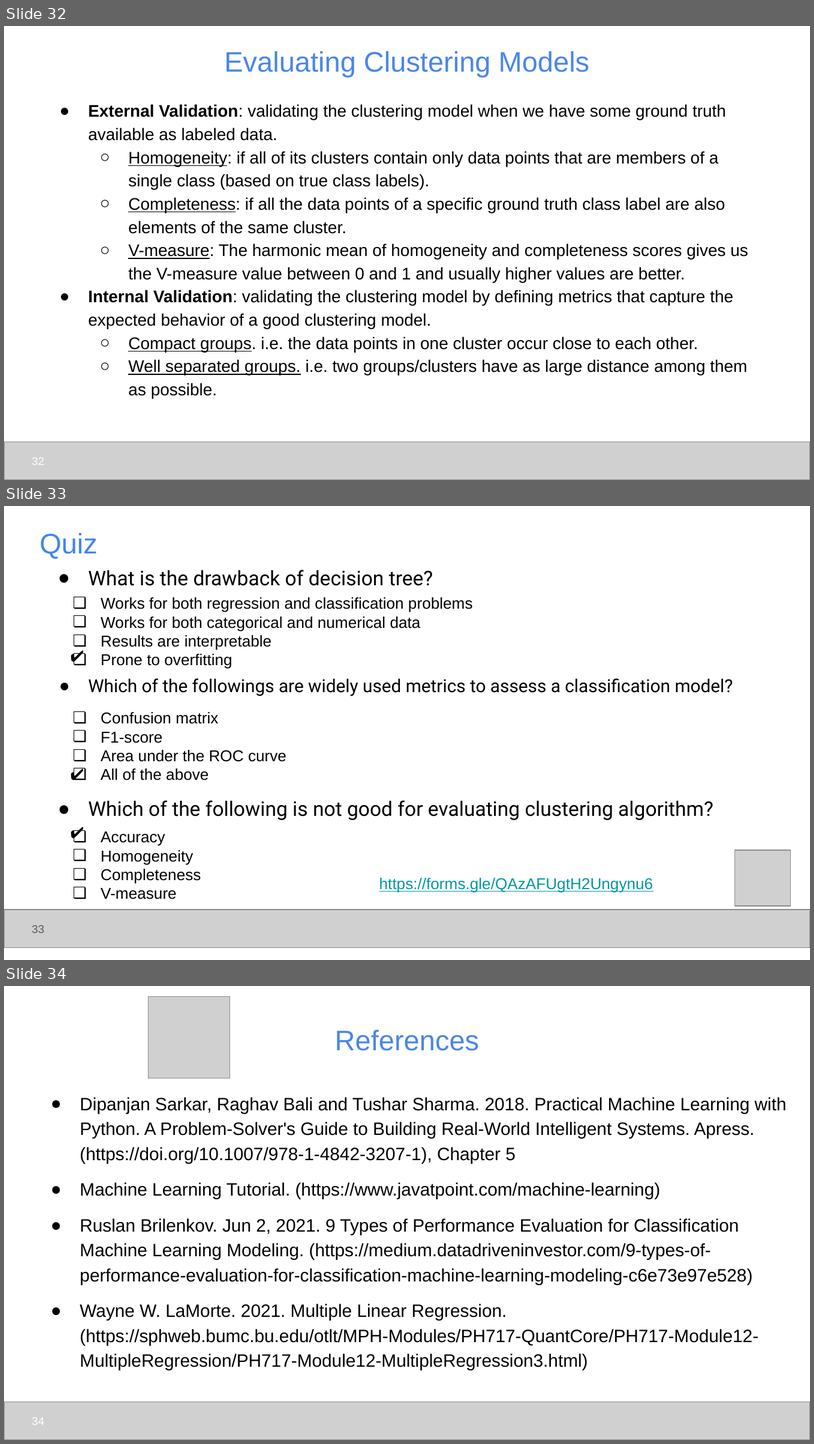
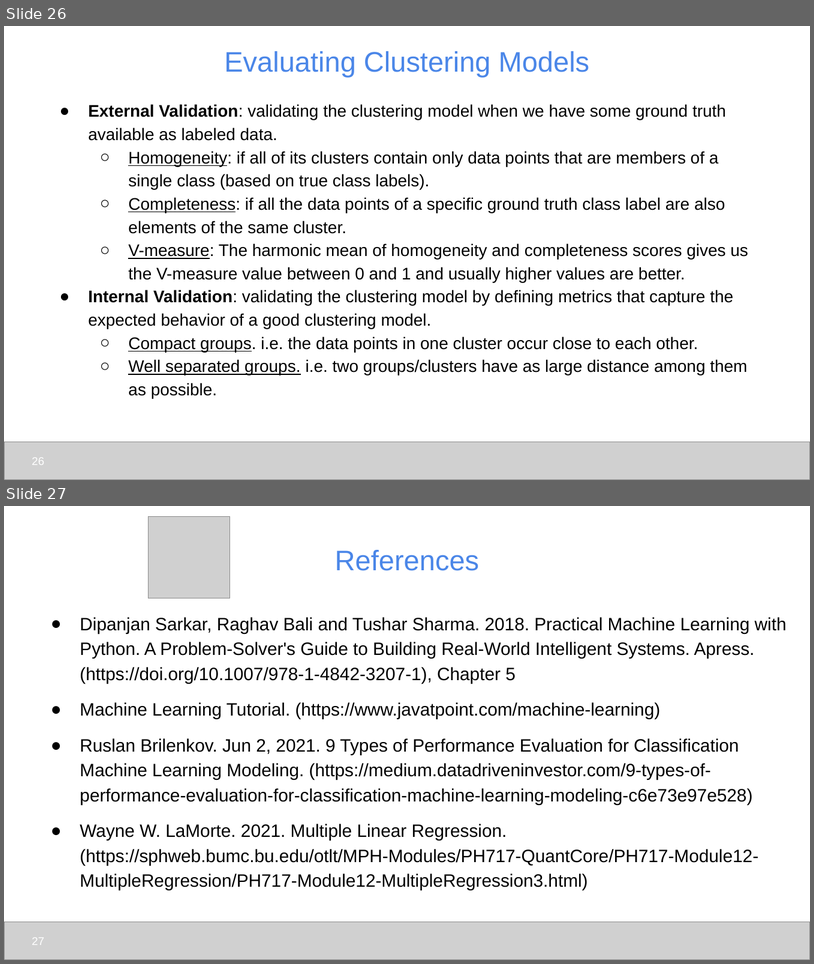
Before and after one commit to udel-cbcb/NIGMS-Sandbox-UD, a slide deck: Submodule_4/Lectures/Submodule_4_Lecture_1_ML_Models_and_Model_Evaluation.pptx. Shown one above the other, each under a label of ours: slides 32, 33 and 34 before the commit, slides 26 and 27 after it. The pictures are 814x1444 and 814x964 pixels, drawn with LibreOffice and Linux fonts; fonts in the diff are those of the drawing; grey boxes stand for pictures. Boxes give left, top, right and bottom in pixels: in the first picture for what was removed or moved away, otherwise in the second. Text is boxed around its words. In the diff, an @@ line names an element or a change of style, - is before the commit and + after.

```diff
--- a/Submodule_4/Lectures/Submodule_4_Lecture_1_ML_Models_and_Model_Evaluation.pptx
+++ b/Submodule_4/Lectures/Submodule_4_Lecture_1_ML_Models_and_Model_Evaluation.pptx
@@ slide 33 removed at <box>4,506,810,960</box>, background #FFFFFF @@
@@ title removed at <box>39,533,98,559</box> @@
-Quiz
@@ text removed at <box>88,570,434,586</box> @@
-● What is the drawback of decision tree?
@@ text removed at <box>101,597,473,669</box> @@
-❏ Works for both regression and classification problems
-❏ Works for both categorical and numerical data
-❏ Results are interpretable
-❏ Prone to overfitting
@@ text removed at <box>62,638,100,674</box> @@
-✔
@@ text removed at <box>88,678,734,696</box> @@
-● Which of the followings are widely used metrics to assess a classification model?
@@ text removed at <box>101,712,287,780</box> @@
-❏ Confusion matrix
-❏ F1-score
-❏ Area under the ROC curve
-❏ All of the above
@@ text removed at <box>62,756,100,792</box> @@
-✔
@@ text removed at <box>88,800,714,820</box> @@
-● Which of the following is not good for evaluating clustering algorithm?
@@ text removed at <box>62,815,100,850</box> @@
-✔
@@ text removed at <box>101,831,201,899</box> @@
-❏ Accuracy
-❏ Homogeneity
-❏ Completeness
-❏ V-measure
@@ picture removed at <box>735,850,791,905</box> @@
@@ text removed at <box>380,877,654,892</box> @@
-https://forms.gle/QAzAFUgtH2Ungynu6
@@ picture removed at <box>4,909,810,947</box> @@
@@ page number removed at <box>32,925,44,933</box> @@
-33
@@ what was slide 32 is now slide 26 @@
@@ page number at <box>32,457,44,465</box>: text changed @@
-32
+26
@@ what was slide 34 is now slide 27 @@
@@ page number at <box>32,937,44,945</box>: text changed @@
-34
+27
```
Also in this commit, not shown: 2 slides changed, 6 other slides removed, 1 other file.
